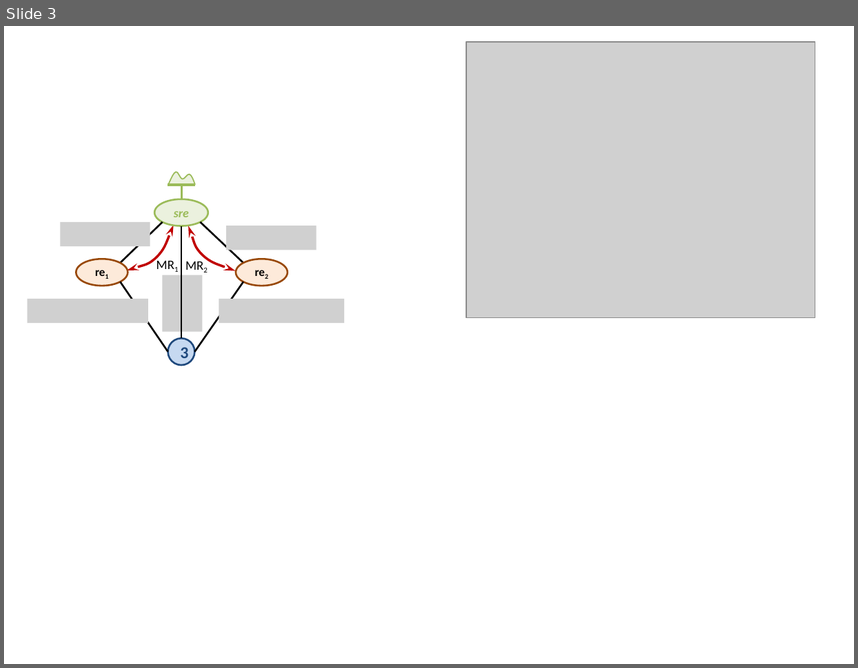
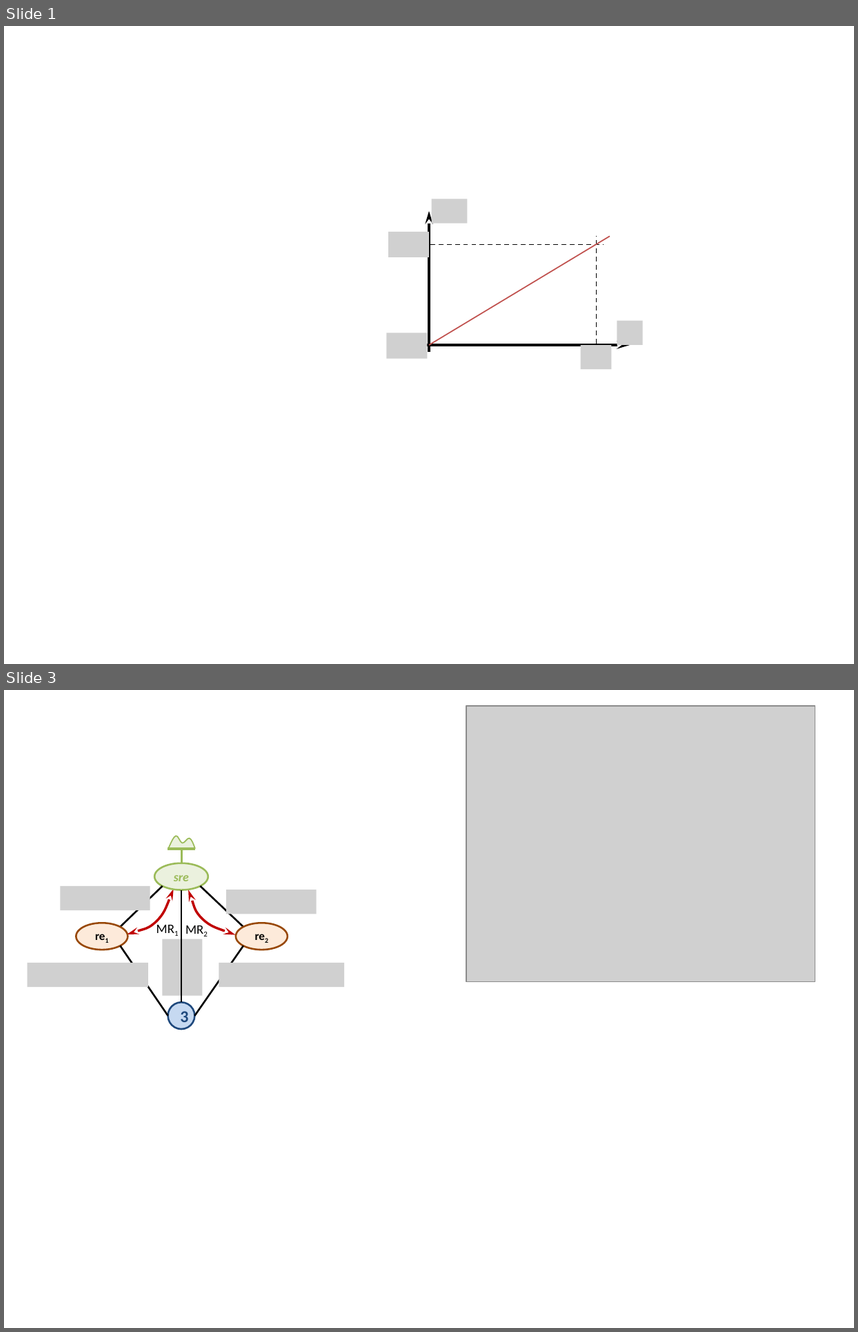
Before and after one commit to xpessoles/PSI, a slide deck: Centrale_2018/images/Figures.pptx. Shown one above the other, each under a label of ours: slide 3 before the commit, slides 1 and 3 after it; the slides between them are not shown. The pictures are 858x668 and 858x1332 pixels, drawn with LibreOffice and Linux fonts; fonts in the diff are those of the drawing; grey boxes stand for pictures. Boxes give left, top, right and bottom in pixels: in the first picture for what was removed or moved away, otherwise in the second. Text is boxed around its words. In the diff, an @@ line names an element or a change of style, - is before the commit and + after.

```diff
--- a/Centrale_2018/images/Figures.pptx
+++ b/Centrale_2018/images/Figures.pptx
@@ slide 1 added at [4,26,854,664], background #FFFFFF @@
@@ arrow added from (429, 352) to (429, 212), #000000 2.25 pt @@
@@ picture added at [432,198,467,223] @@
@@ picture added at [388,232,429,257] @@
@@ line added from (422, 245) to (604, 245), #000000 1 pt dashed @@
@@ line added from (429, 345) to (610, 236), #C0504D 1 pt @@
@@ line added from (597, 352) to (597, 236), #000000 1 pt dashed @@
@@ picture added at [386,333,428,359] @@
@@ picture added at [617,320,642,345] @@
@@ arrow added from (422, 345) to (630, 345), #000000 2.25 pt @@
@@ picture added at [580,345,611,370] @@
```
Also in this commit, not shown: 1 slide removed, 1 other file.
